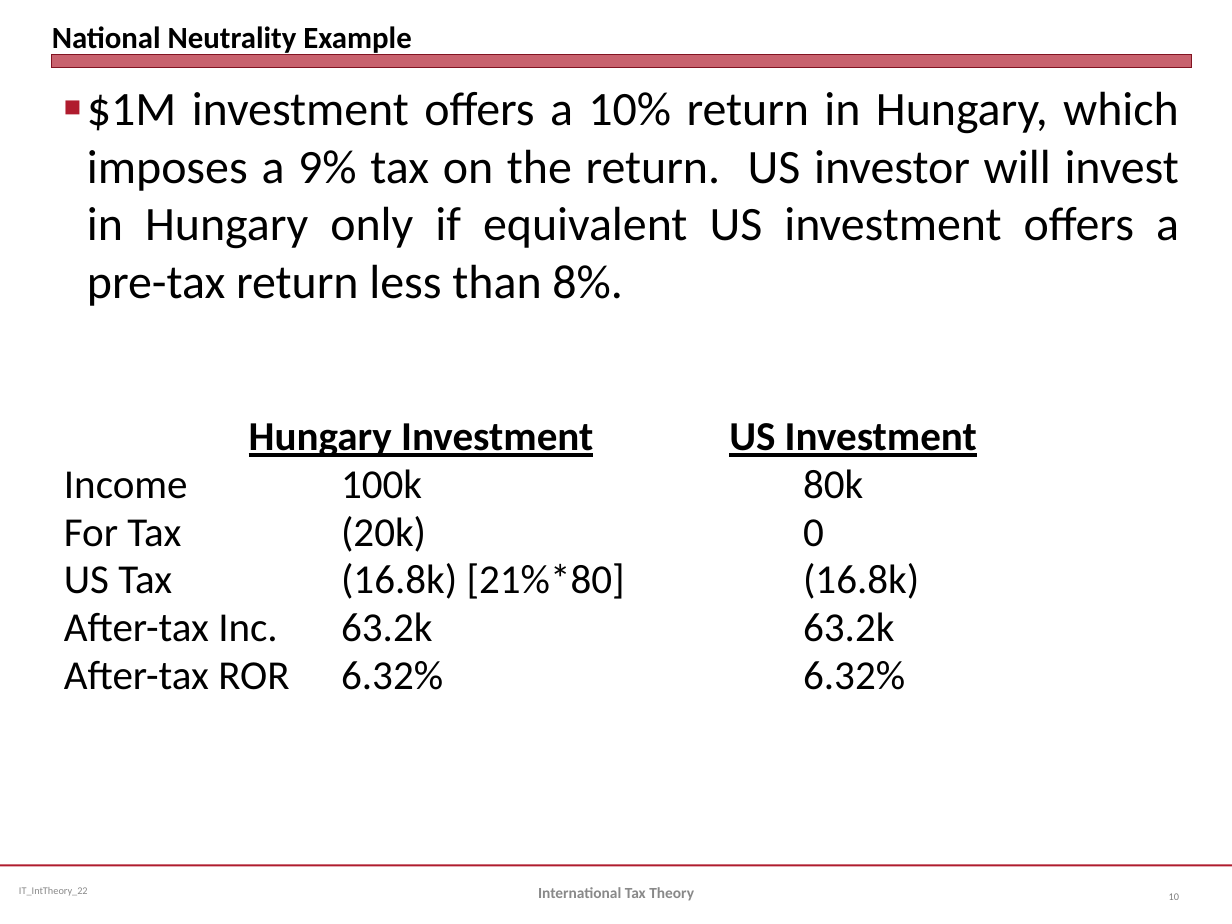
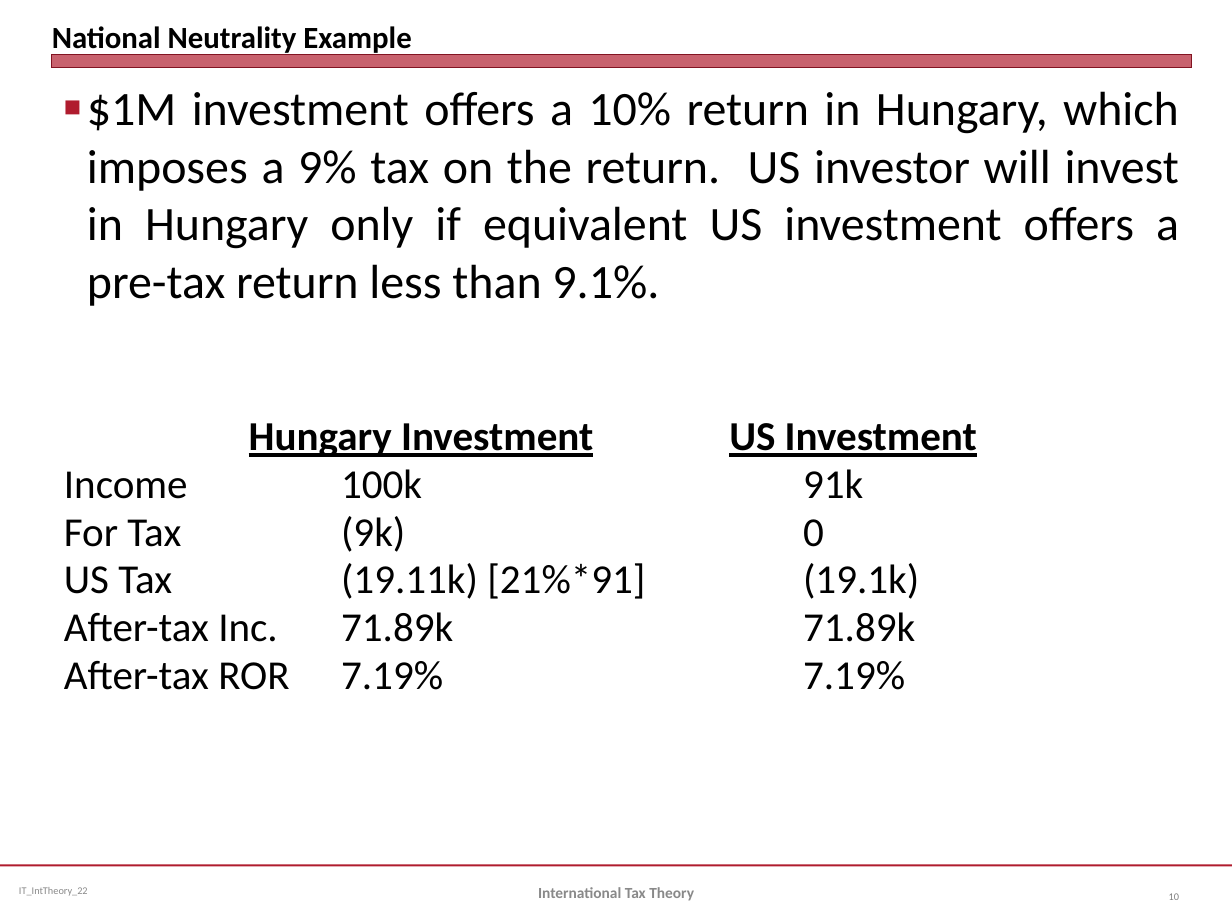
Before and after one commit to jmc877/International-Tax, a slide deck: slide 10 of slides/IT_Int_Theory_22.pptx. Drawn at 1232x924 pixels with LibreOffice and Linux fonts; fonts in the diff are those of the drawing. Boxes give left, top, right and bottom in pixels: in the first picture for what was removed or moved away, otherwise in the second. Text is boxed around its words. In the diff, an @@ line names an element or a change of style, - is before the commit and + after.

```diff
--- a/slides/IT_Int_Theory_22.pptx
+++ b/slides/IT_Int_Theory_22.pptx
@@ text at [87, 91, 1179, 306]: text changed @@
-■ $1M investment offers a 10% return in Hungary, which imposes a 9% tax on the return. US investor will invest in Hungary only if equivalent US investment offers a pre-tax return less than 8%.
+■ $1M investment offers a 10% return in Hungary, which imposes a 9% tax on the return. US investor will invest in Hungary only if equivalent US investment offers a pre-tax return less than 9.1%.
@@ text at [64, 469, 905, 690]: text changed @@
-Income 100k 80k
-For Tax (20k) 0
-US Tax (16.8k) [21%*80] (16.8k)
-After-tax Inc. 63.2k 63.2k
-After-tax ROR 6.32% 6.32%
+Income 100k 91k
+For Tax (9k) 0
+US Tax (19.11k) [21%*91] (19.1k)
+After-tax Inc. 71.89k 71.89k
+After-tax ROR 7.19% 7.19%
```
Also in this commit, not shown: 2 other slides changed, 6 slides added, 6 other files.
